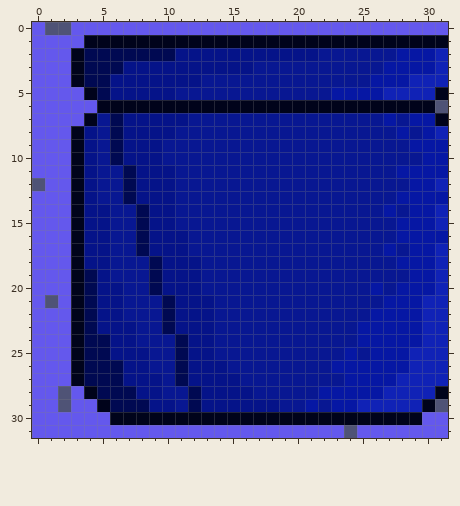
File history of a pixel-art sprite, Assets/Art/Tiles/tile-03-banco duplo 1 .png. Above is the file before it was changed.
The file is 32x32 pixels.
After:
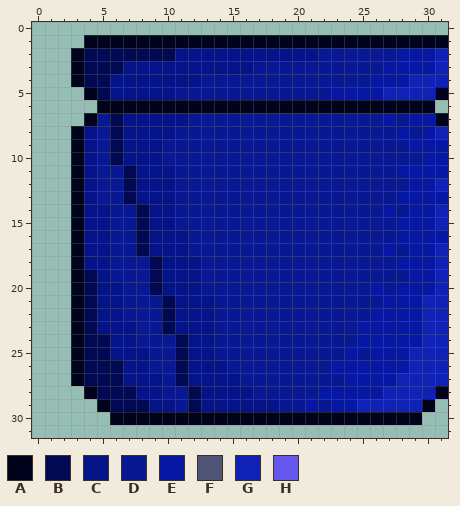
Palette (. is transparent): A #00031b  B #000952  C #051389  D #081792  E #0617a4  F #4f5376  G #1022b6  H #6458ed
The edit:
@@ x 0..31 @@
- 0 HFFHHHHHHHHHHHHHHHHHHHHHHHHHHHHH
- 1 HHHHAAAAAAAAAAAAAAAAAAAAAAAAAAAA
- 2 HHHABBBBBBBCCCCCCCCCCCDDDDDDEEEG
- 3 HHHABBBCCCCCCCCCCDDDDDDDDDDEEEEG
- 4 HHHABBCCCCCCCDDDDDDDDDDDDDEEEGGG
- 5 HHHHABCCCCCDDDDDDDDDDDDEEEEGGGGA
- 6 HHHHHAAAAAAAAAAAAAAAAAAAAAAAAAAF
- 7 HHHHADBCCCCCDDDDDDDDDDDDDDDEDEEA
- 8 HHHACDBCCCCDDDDDDDDDDDDDDDDDEDEG
- 9 HHHACDBCCCDDDDDDDDDDDDDDDDDDDEEE
-10 HHHACDBCCCDDDDDDDDDDDDDDDDDDDDEE
-11 HHHACDDBCCCDDDDDDDDDDDDDDDDDEEEE
-12 FHHACDDBCCCDDDDDDDDDDDDDDDDDDEEG
-13 HHHACDDBCCCDDDDDDDDDDDDDDDDDEEEE
-14 HHHACCDDBCCDDDDDDDDDDDDDDDDEDEEG
-15 HHHACCDDBCCDDDDDDDDDDDDDDDDDEEEG
-16 HHHACCDDBCCCDDDDDDDDDDDDDDDDEEEE
-17 HHHACCDDBCCCDDDDDDDDDDDDDDDEDEEG
-18 HHHACCDDDBCCCDDDDDDDDDDDDDDDEEEG
-19 HHHABCDDDBCCCDDDDDDDDDDDDDDDDEEG
-20 HHHABCCDDBCCCDDDDDDDDDDDDDEDEEEG
-21 HFHABCCDDDBCCCDDDDDDDDDDDDDEEEGG
-22 HHHABCCDDDBCCCDDDDDDDDDDDDEEEEGG
-23 HHHABCCCDDBCCCDDDDDDDDDDDEEEEEGG
-24 HHHABBCCDDDBCCDDDDDDDDDDDEEEEEGG
-25 HHHABBCCCDDBCCDDDDDDDDDDEDEEEGGG
-26 HHHABBBCCDDBCCCDDDDDDDDEEEEEEGGG
-27 HHHABBBCCCDBCCCCDDDDDDDDEEEEGGGG
-28 HHFHABBBCCDDBCCCCDDDDDEEEEEGGGGA
-29 HHFHHABBBCCDBCCCCCCDDEDEEGGGGGAF
-30 HHHHHHAAAAAAAAAAAAAAAAAAAAAAAAHH
-31 HHHHHHHHHHHHHHHHHHHHHHHHFHHHHHHH
+ 0 ................................
+ 1 ....AAAAAAAAAAAAAAAAAAAAAAAAAAAA
+ 2 ...ABBBBBBBCCCCCCCCCCCDDDDDDEEEG
+ 3 ...ABBBCCCCCCCCCCDDDDDDDDDDEEEEG
+ 4 ...ABBCCCCCCCDDDDDDDDDDDDDEEEGGG
+ 5 ....ABCCCCCDDDDDDDDDDDDEEEEGGGGA
+ 6 .....AAAAAAAAAAAAAAAAAAAAAAAAAA.
+ 7 ....ADBCCCCCDDDDDDDDDDDDDDDEDEEA
+ 8 ...ACDBCCCCDDDDDDDDDDDDDDDDDEDEG
+ 9 ...ACDBCCCDDDDDDDDDDDDDDDDDDDEEE
+10 ...ACDBCCCDDDDDDDDDDDDDDDDDDDDEE
+11 ...ACDDBCCCDDDDDDDDDDDDDDDDDEEEE
+12 ...ACDDBCCCDDDDDDDDDDDDDDDDDDEEG
+13 ...ACDDBCCCDDDDDDDDDDDDDDDDDEEEE
+14 ...ACCDDBCCDDDDDDDDDDDDDDDDEDEEG
+15 ...ACCDDBCCDDDDDDDDDDDDDDDDDEEEG
+16 ...ACCDDBCCCDDDDDDDDDDDDDDDDEEEE
+17 ...ACCDDBCCCDDDDDDDDDDDDDDDEDEEG
+18 ...ACCDDDBCCCDDDDDDDDDDDDDDDEEEG
+19 ...ABCDDDBCCCDDDDDDDDDDDDDDDDEEG
+20 ...ABCCDDBCCCDDDDDDDDDDDDDEDEEEG
+21 ...ABCCDDDBCCCDDDDDDDDDDDDDEEEGG
+22 ...ABCCDDDBCCCDDDDDDDDDDDDEEEEGG
+23 ...ABCCCDDBCCCDDDDDDDDDDDEEEEEGG
+24 ...ABBCCDDDBCCDDDDDDDDDDDEEEEEGG
+25 ...ABBCCCDDBCCDDDDDDDDDDEDEEEGGG
+26 ...ABBBCCDDBCCCDDDDDDDDEEEEEEGGG
+27 ...ABBBCCCDBCCCCDDDDDDDDEEEEGGGG
+28 ....ABBBCCDDBCCCCDDDDDEEEEEGGGGA
+29 .....ABBBCCDBCCCCCCDDEDEEGGGGGA.
+30 ......AAAAAAAAAAAAAAAAAAAAAAAA..
+31 ................................
